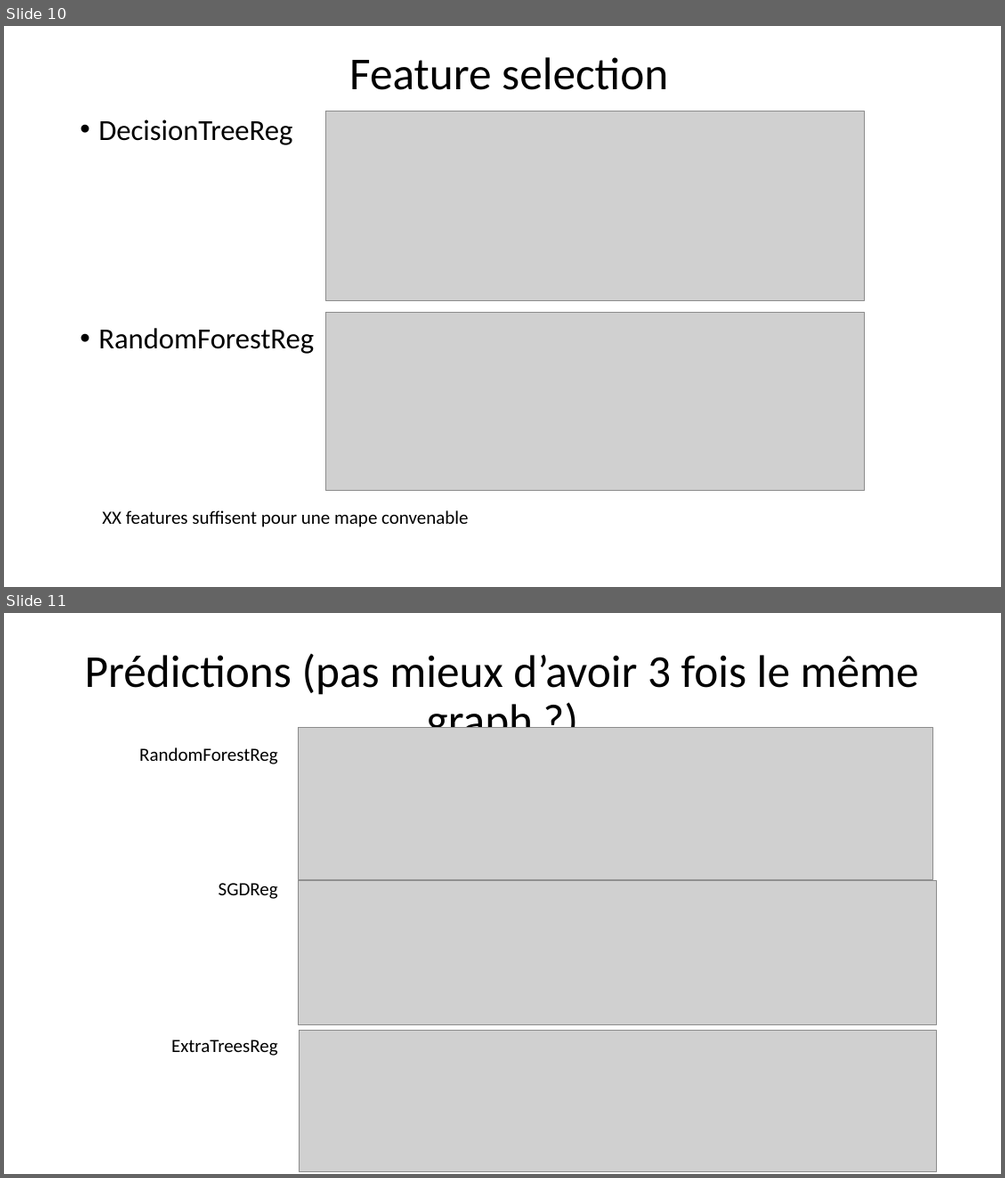
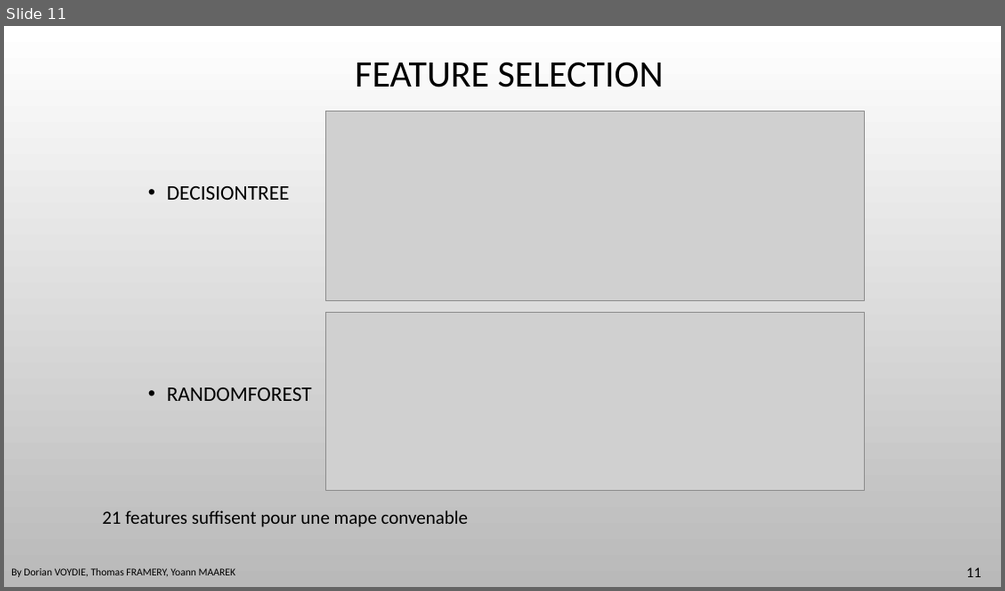
Before and after one commit to DavidBert/DEFI_IA, a slide deck: Presentation.pptx. Shown one above the other, each under a label of ours: slides 10 and 11 before the commit, slide 11 after it. The pictures are 1005x1178 and 1005x591 pixels, drawn with LibreOffice and Linux fonts; fonts in the diff are those of the drawing; grey boxes stand for pictures; background and template pictures are left out. Boxes give left, top, right and bottom in pixels: in the first picture for what was removed or moved away, otherwise in the second. Text is boxed around its words. In the diff, an @@ line names an element or a change of style, - is before the commit and + after.

```diff
--- a/Presentation.pptx
+++ b/Presentation.pptx
@@ slide 11 removed at <box>4,613,1001,1174</box>, background #FFFFFF @@
@@ title removed at <box>85,653,919,728</box> @@
-Prédictions (pas mieux d’avoir 3 fois le même graph ?)
@@ picture removed at <box>298,728,932,880</box> @@
@@ text removed at <box>139,747,278,1055</box> @@
-RandomForestReg
-SGDReg
-ExtraTreesReg
@@ picture removed at <box>298,880,936,1024</box> @@
@@ picture removed at <box>299,1030,937,1172</box> @@
@@ what was slide 10 is now slide 11 @@
@@ slide 11 changed as well @@
@@ background #FFFFFF to picture (left out) @@
@@ title at <box>355,62,663,87</box>: text changed; size 44 to 36 pt @@
-Feature selection
+FEATURE SELECTION
@@ text at <box>167,186,312,401</box>: text changed; size 28 to 20 pt @@
-• DecisionTreeReg
-• RandomForestReg
+• DECISIONTREE
+• RANDOMFOREST
@@ text at <box>102,510,468,527</box>: text changed @@
-XX features suffisent pour une mape convenable
+21 features suffisent pour une mape convenable
@@ text added at <box>11,568,235,577</box>, 10 pt, text #000000 @@
+By Dorian VOYDIE, Thomas FRAMERY, Yoann MAAREK
@@ page number added at <box>966,567,981,577</box>, 14 pt, text #000000 @@
+11
```
Also in this commit, not shown: 11 other slides changed, 4 slides added, 1 other slide removed, 2 other files.
